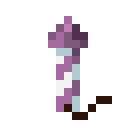
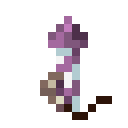
The second 128 × 128 image is a revision of the first. Changes to its layers:
added layer "Layer 3" above "Brightness/Contrast 1" over [40, 72, 72, 112]
